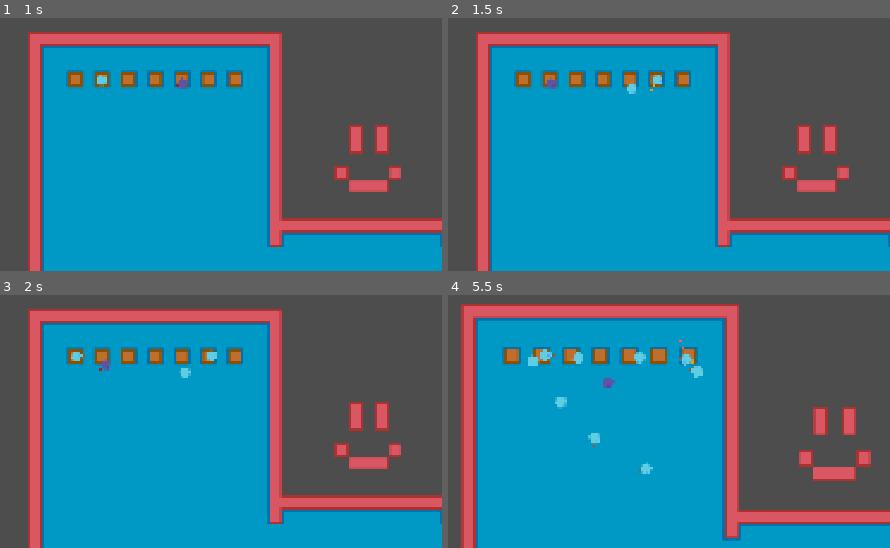
Above: before the commit, frames 1-4 (two rows, left to right).
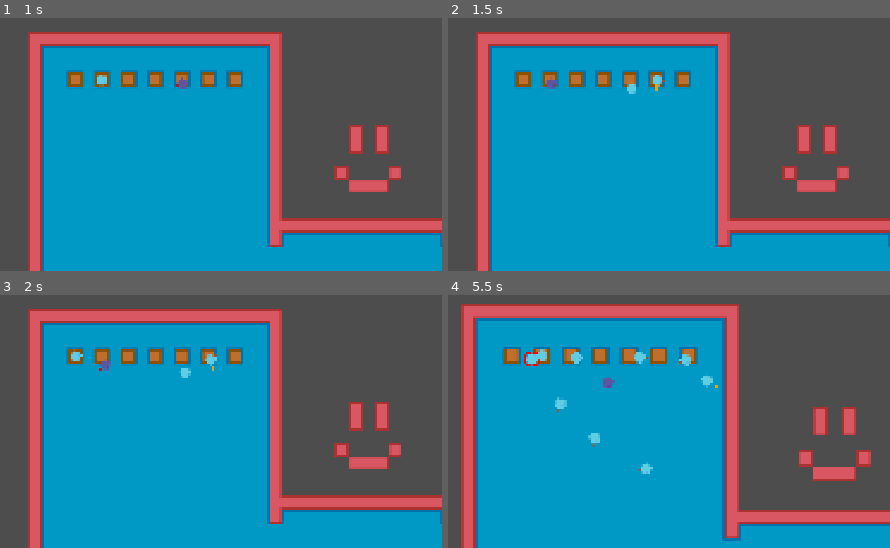
Above: after the commit, the same moments.

Repository: djairoh/crowdSim
Game: Godot game, scene res://scenes/crowd_manager.tscn
The game is run twice, just before and just after one commit, with the same random seed, the same clock (stepped at 60 frames per second) and the same inputs.
Inputs (mouse positions are in pixels of both pictures, inside the frame that each line leads up to):
- Up to frame 1 (1 s): tap Enter at 0.5 s; drag from (181, 81) to (outside the picture) at 0.52 s
- Up to frame 2 (1.5 s): tap R (resetCamera) at 1.25 s; drag from (549, 81) to (448, 136) at 1.27 s
- Up to frame 3 (2 s): no input
- Up to frame 4 (5.5 s): move the mouse to (660, 355) at 2.02 s; hold Mouse wheel up (zoomIn) 2.03-2.75 s; click (660, 355) at 2.17 s; drag from (523, 358) to (outside the picture) at 2.77 s; drag from (545, 360) to (642, 441) at 3.52 s; drag from (518, 358) to (589, 434) at 4.27 s; move the mouse to (607, 373) at 5.02 s; hold Mouse wheel up (zoomIn) from 5.03 s (still down); click (607, 373) at 5.17 s

Frame 1 is identical in both runs. In frame 2, less than 0.1% of the frame differs, in the area x 45-50%, y 22-29%; in frame 3, 0.1%; in frame 4, 0.6%, in the area x 17-62%, y 17-47%.

Commit message:
Implement stopping rule

Diff:
--- a/scripts/Agent.gd
+++ b/scripts/Agent.gd
@@ -9,6 +9,10 @@
 @export var acceleration: float = 10.0
 @export var max_movement: float = 10
 
+# TODO: Create states of agent: Normal | Panic | Impatient
+enum states { NORMAL, PANIC, IMPATIENT }
+@export var current_state = states.NORMAL
+
 # refing to parent nodes like this is bad practice, but who caresssss
 var crowd_manager: CrowdManager
 var start_position: Vector2
@@ -17,9 +21,35 @@
 var desired_velocity: Vector2 = Vector2.ZERO
 var current_speed: float = 0.0
 
+# Stopping and Waiting Rule
+var stopping_rule: bool = false
+var waiting_rule: bool = false
+
+# Defining our own stopping timer values to avoid deadlocks
+var stopping_timer: float = 0.0
+@export var stopping_time_min: float = 0.1
+@export var stopping_time_max: float = 0.3
+
 func _ready():
 	start_position = global_position
 
+func update_stopping_rule(delta):
+	# Count down after stopping
+	if stopping_rule:
+		stopping_timer -= delta
+
+		if stopping_timer <= 0.0:
+			stopping_rule = false
+
+		return
+
+	# TODO: Reword explanation = Based on stopping rule equation. Stop agent if agent velocity vi if repulsion
+	# forces are against it
+	var backward_repulsion: bool = desired_velocity.dot(repulsion.F_r_ot) < 0.0
+	if backward_repulsion and current_state != states.PANIC:
+		stopping_rule = true
+		# start timer from a random small interval
+		stopping_timer = randf_range(stopping_time_min, stopping_time_max)
 
 func set_crowd_manager(crowd_manager: CrowdManager):
 	self.crowd_manager = crowd_manager
@@ -49,7 +79,11 @@
 	# its desired direction of movement or instead be pushed
 	# by a repulsion force.
 	var alpha_i: float = 1.0
-	if r_i.length_squared() > 0.0001:
+
+	# Update stopping rule to prevent shaking agents
+	update_stopping_rule(delta)
+
+	if r_i.length_squared() > 0.0001 or stopping_rule:
 		alpha_i = 0.0
 
 	# TODO: CHANGE beta_i to represent falling agents
@@ -84,7 +118,8 @@
 
 	# Only update rotation when moving
 	if velocity.length_squared() > 0.0001:
-		self.desired_rotation = atan2(velocity.y, velocity.x)
+		# Rotate agent to desired direction
+		self.desired_rotation = atan2(desired_velocity .y, desired_velocity .x)
 
 	move_and_slide()
 	queue_redraw()
@@ -92,6 +127,22 @@
 func _draw():
 	forces._draw()
 	repulsion._draw()
+
+	if stopping_rule:
+		draw_circle(
+			Vector2.ZERO,
+			8.0,
+			Color.RED,
+			false,
+			2.0
+		)
+
+		draw_line(
+			Vector2.ZERO,
+			repulsion.F_r_ot * 20.0,
+			Color.RED,
+			2.0
+		)
 
 func _on_input_event(_viewport: Node, event: InputEvent, _shape_idx: int) -> void:
 		if event is InputEventMouseButton and event.button_index == MOUSE_BUTTON_LEFT and event.pressed:
--- a/scripts/repulsion.gd
+++ b/scripts/repulsion.gd
@@ -19,7 +19,7 @@
 # Agent's Repulsion Area collision box radius
 # Agent's personal space (ε_i)
 # ε_i
-@export var personal_space: float = 2.0:
+@export var personal_space: float = 0.0:
 	set(value):
 		personal_space = max(value, 0.0)
 
@@ -200,7 +200,7 @@
 func _draw():
 	# not technically an internal function as Node2D is not a canvasitem. we call this function from the parent instead.
 	if parent:
-		parent.draw_line(Vector2(0,0), F_r_wa*10, Color.RED, 1.0)
+		parent.draw_line(Vector2(0,0), F_r_wa*10, Color.LIME, 1.0)
 		parent.draw_line(Vector2(0,0), F_r_ob*10, Color.GREEN, 1.0)
 		parent.draw_line(Vector2(0,0), F_r_ot*10, Color.PURPLE, 1.0)
 
